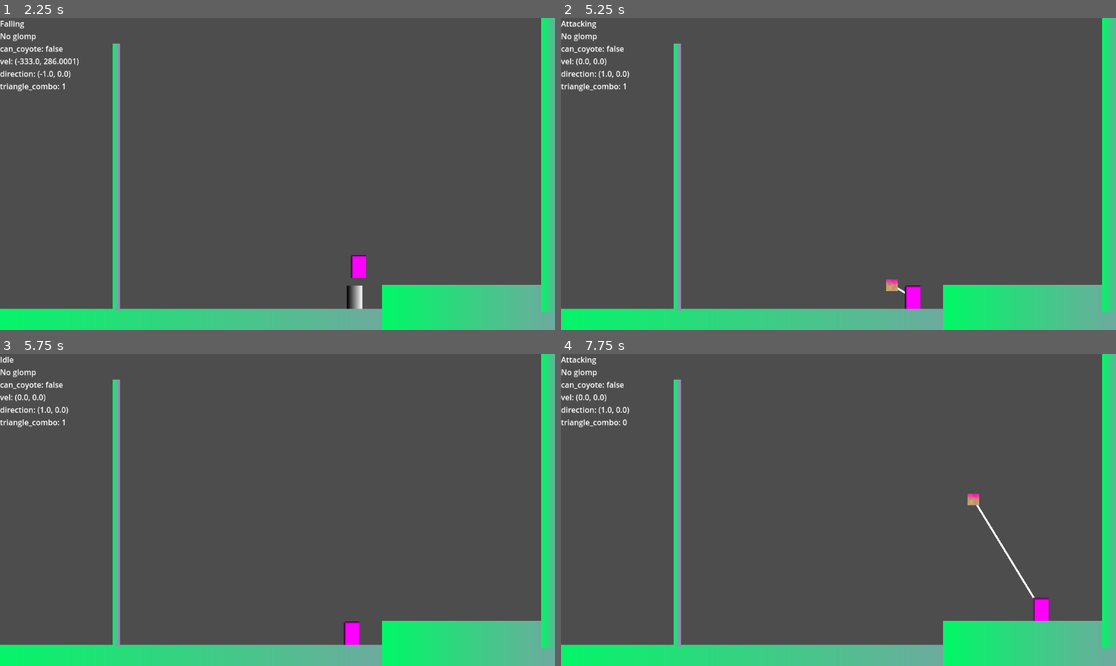
Above: before the commit, frames 1-4 (two rows, left to right).
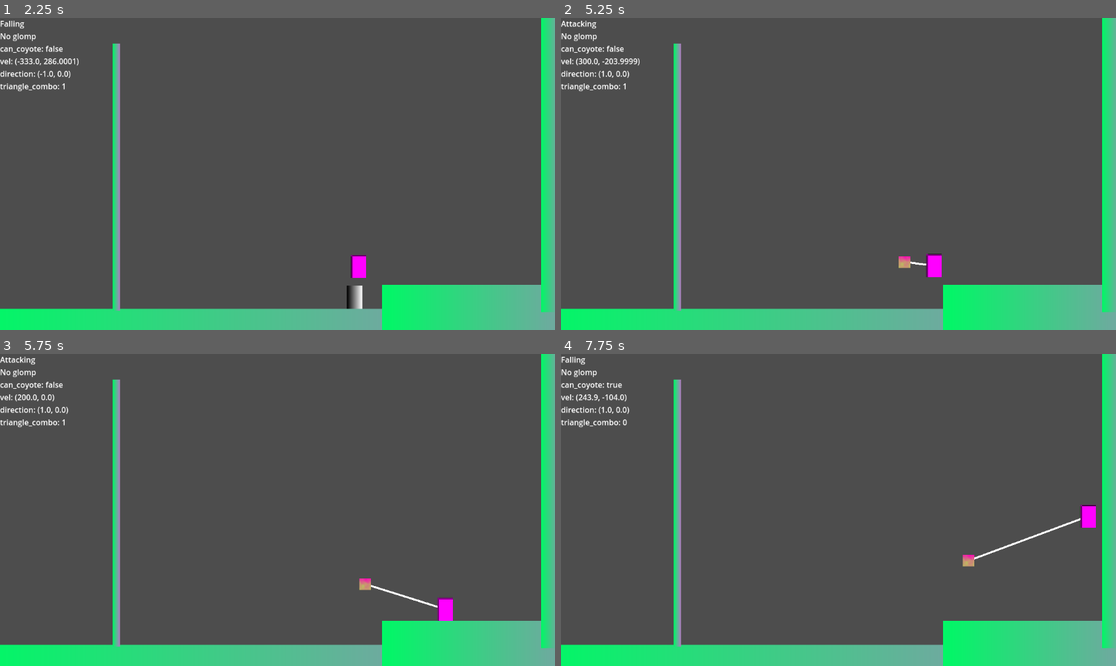
Above: after the commit, the same moments.

Repository: b3e3e3/ultimate-glomp
Game: Godot game, scene res://sandbox.tscn
Same seed, same stepped clock (60 frames per second), same inputs: the game is played once before the commit and once after it.
Inputs (mouse positions are in pixels of both pictures, inside the frame that each line leads up to):
- Up to frame 1 (2.25 s): tap Enter at 0.5, 2.1 s; move the mouse to (249, 236) at 0.52 s; hold W (move_up) 0.53-2.03 s; tap Space (jump) at 0.6, 0.77, 1.07, 1.52, 1.55, 1.82 s; click (249, 236) at 0.67 s; move the mouse to (444, 220) at 1.27 s; click (444, 220) at 1.35 s; move the mouse to (111, 127) at 2.02 s; hold A (move_left) from 2.03 s (still down)
- Up to frame 2 (5.25 s): tap Space (jump) at 2.3, 2.75, 3.02, 3.05, 3.32, 3.77, 3.8, 4.07, 4.52, 4.55, 4.82 s; move the mouse to (866, 174) at 2.77 s; tap Keypad Enter at 2.85 s; click (866, 174) at 2.92 s; move the mouse to (755, 96) at 3.52 s; release A (move_left) at 3.53 s; hold S (move_down) 3.53-4.28 s; tap C at 3.6 s; move the mouse to (960, 158) at 4.27 s; hold D (move_right) 4.28-5.03 s; tap Tab at 4.35 s; move the mouse to (727, 189) at 5.02 s; hold W (move_up) from 5.03 s (still down); tap R at 5.1 s; click (727, 189) at 5.17 s
- Up to frame 3 (5.75 s): keep holding W (move_up); tap Space (jump) at 5.3 s
- Up to frame 4 (7.75 s): move the mouse to (894, 441) at 5.77 s; release W (move_up) at 5.78 s; hold D (move_right) from 5.78 s (still down); tap Space (jump) at 5.85, 6.02, 6.32, 6.77, 6.8, 7.07, 7.52, 7.55 s; move the mouse to (810, 572) at 6.52 s; click (810, 572) at 6.6 s; move the mouse to (1005, 556) at 7.27 s; tap Enter at 7.35 s; click (1005, 556) at 7.42 s

Frame 1 is identical in both runs. In frame 2, 0.8% of the frame differs, in the area x 3-69%, y 12-94%; in frame 3, 0.8%; in frame 4, 1.1%, in the area x 0-97%, y 0-86%.

Commit message:
particles, reverse coyote, and triangle

Diff:
--- a/character/player/state/falling.gd
+++ b/character/player/state/falling.gd
@@ -11,7 +11,7 @@
 @export var air_accel_speed: float = 15.0
 @export var air_decel_speed: float = 3.0
 @export var coyote_time: float = 0.2
-@export var reverse_coyote_time: float = 0.15
+@export var reverse_coyote_time: float = 0.2
 
 var _speed: float
 var _accel: float
--- a/character/player/state/idle.gd
+++ b/character/player/state/idle.gd
@@ -17,6 +17,10 @@
 	_triangle_combo = data.get(&"triangle_combo", _triangle_combo)
 	if _triangle_combo < triangle_jump_limit and _previous_state:
 		_triangle_combo += 1
+		if _triangle_combo > 1:
+			$"../../GPUParticles2D".emitting = true
+			$"../../GPUParticles2D".amount_ratio = (_triangle_combo / 3.0)
+			$"../../GPUParticles2D".process_mode = PROCESS_MODE_ALWAYS
 	else:
 		_triangle_combo = 0
 
--- a/player.tscn
+++ b/player.tscn
@@ -12,6 +12,7 @@
 [ext_resource type="Script" uid="uid://dm3deb0vu25fw" path="res://character/player/state/throwing.gd" id="8_dw050"]
 [ext_resource type="Script" uid="uid://d1dxygfyk3hb0" path="res://character/player/state/climbing.gd" id="9_b26j0"]
 [ext_resource type="Script" uid="uid://dgbihqkvw2qv0" path="res://character/player/state/attacking.gd" id="12_ivps1"]
+[ext_resource type="Texture2D" uid="uid://bnrq00ulmd3ux" path="res://addons/kenney_particle_pack/star_07.png" id="13_urp6f"]
 
 [sub_resource type="PlaceholderTexture2D" id="PlaceholderTexture2D_cojph"]
 size = Vector2(32, 48)
@@ -24,6 +25,25 @@
 
 [sub_resource type="RectangleShape2D" id="RectangleShape2D_cojph"]
 size = Vector2(48, 20)
+
+[sub_resource type="ParticleProcessMaterial" id="ParticleProcessMaterial_bwjto"]
+particle_flag_disable_z = true
+emission_shape = 6
+emission_ring_axis = Vector3(0, 0, 1)
+emission_ring_height = 1.0
+emission_ring_radius = 0.0
+emission_ring_inner_radius = 0.0
+emission_ring_cone_angle = 90.0
+angle_min = -159.99998
+angle_max = 176.70001
+direction = Vector3(0, -1, 0)
+spread = 42.87
+initial_velocity_min = 444.0
+initial_velocity_max = 444.0
+gravity = Vector3(0, 1500, 0)
+scale_min = 0.099999994
+scale_max = 0.099999994
+color = Color(0.9480962, 0.91493136, 0.749571, 1)
 
 [node name="Player" type="CharacterBody2D"]
 collision_layer = 4
@@ -95,5 +115,15 @@
 [node name="Attacking" type="Node" parent="StateMachine"]
 script = ExtResource("12_ivps1")
 
+[node name="GPUParticles2D" type="GPUParticles2D" parent="."]
+position = Vector2(0, 32)
+emitting = false
+amount = 10
+texture = ExtResource("13_urp6f")
+lifetime = 0.2
+one_shot = true
+preprocess = 0.13
+process_material = SubResource("ParticleProcessMaterial_bwjto")
+
 [connection signal="glomped" from="." to="StateMachine/Idle" method="_on_player_glomped"]
 [connection signal="body_entered" from="GlompArea" to="." method="_on_glomp_area_body_entered"]
Not shown, added: addons/kenney_particle_pack/LICENSE.txt
Binary file added: addons/kenney_particle_pack/circle_01.png
Not shown, added: addons/kenney_particle_pack/circle_01.png.import
Binary file added: addons/kenney_particle_pack/circle_02.png
Not shown, added: addons/kenney_particle_pack/circle_02.png.import
Binary file added: addons/kenney_particle_pack/circle_03.png
Not shown, added: addons/kenney_particle_pack/circle_03.png.import
Binary file added: addons/kenney_particle_pack/circle_04.png
Not shown, added: addons/kenney_particle_pack/circle_04.png.import
Binary file added: addons/kenney_particle_pack/circle_05.png
Not shown, added: addons/kenney_particle_pack/circle_05.png.import
Binary file added: addons/kenney_particle_pack/dirt_01.png
(and 182 more such lines)
